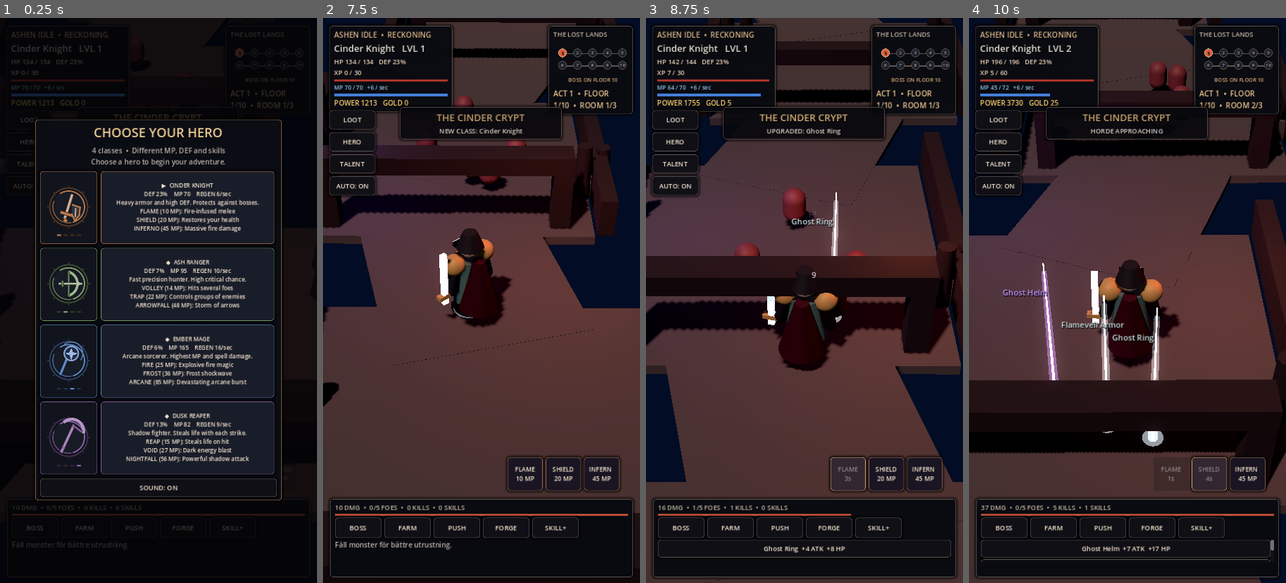
Above: before the commit, frames 1-4 (left to right).
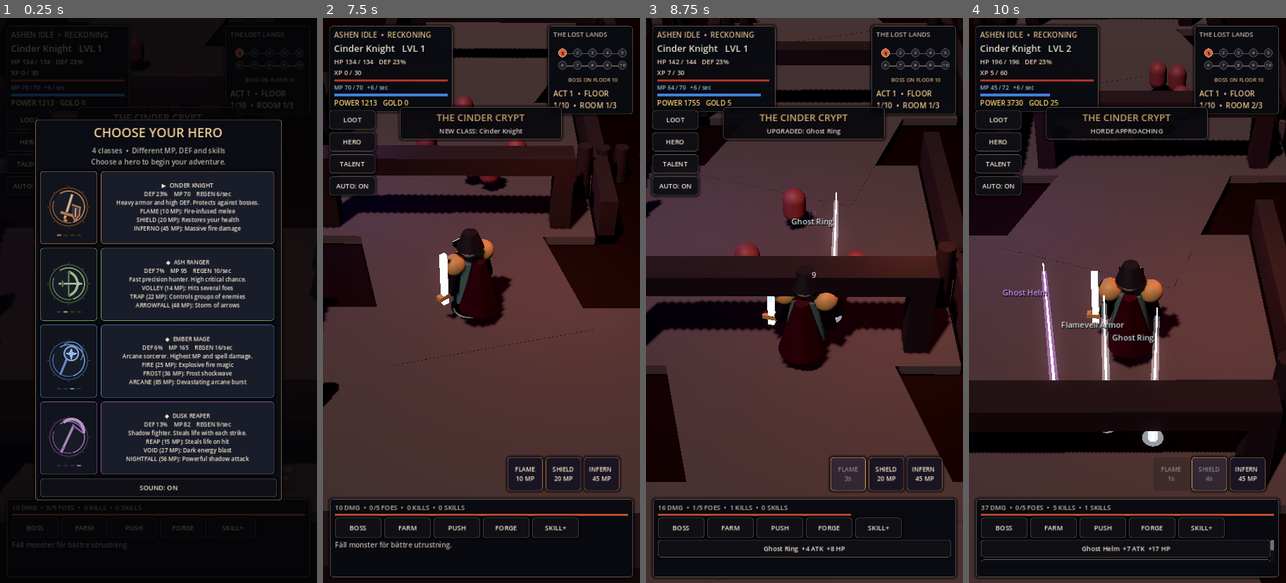
Above: after the commit, the same moments.

Repository: bananofil-wq/AshenIdle
Game: Godot game, scene res://scenes/main.tscn
The game is run twice, just before and just after one commit, with the same random seed, the same clock (stepped at 60 frames per second) and the same inputs.
Inputs:
- Up to frame 1 (0.25 s): no input
- Up to frame 2 (7.5 s): click "LOOT" at 0.5 s; click "HERO" at 1.25 s; click "TALENT" at 2 s; click "AUTO: ON" at 2.75 s; click "BOSS" at 3.5 s; click "FARM" at 4.25 s; click "PUSH" at 5 s; click "FORGE" at 5.75 s; click "SKILL+" at 6.5 s; click "▶ CINDER KNIGHT DEF 23% MP 70…" at 7.25 s
- Up to frame 3 (8.75 s): click "FLAME 10 MP" at 8 s
- Up to frame 4 (10 s): click "SHIELD 20 MP" at 8.75 s; click "Flameveil Armor +5 ATK +14 HP" at 9.5 s

The runs differ from the first frame. In frame 2, 6.9% of the frame differs, in the area x 0-100%, y 0-52%; in frame 3, 7.1%, in the area x 0-100%, y 0-83%; in frame 4, 3.8%.

Commit message:
Fill dungeon exteriors with biome-specific landscape and procedural rock/tree scenery

Diff:
--- a/scripts/dungeon_builder.gd
+++ b/scripts/dungeon_builder.gd
@@ -152,6 +152,11 @@
         remove_child(child)
         child.queue_free()
     _set_materials()
+    # Surround the playable route with biome-specific terrain, not an empty
+    # black skybox. Landscapes need to occupy the whole portrait view.
+    var terrain_colors := ["221e25", "273d4b", "152b1b", "1a142a", "2d1110"]
+    var terrain := _solid(Color(terrain_colors[current_theme]))
+    _block(self, Vector3(0, -0.58, -18.0), Vector3(48, 0.40, 88), terrain)
     walk_points = PackedVector3Array()
     var variation: float = float((current_stage - 1) % 10)
     walk_points.append(Vector3(0, 0, 5))
@@ -182,6 +187,22 @@
                 var angle := TAU * float(k) / 8.0
                 _spike(room, p + Vector3(cos(angle) * 3.8, 0, sin(angle) * 3.8), 1.1, 0.21, accent_material)
 
+    # The surrounding world continues beyond the route. Procedural rock,
+    # snow and tree silhouettes create strong biome differences on every floor.
+    var wilderness := Node3D.new()
+    wilderness.name = "ExteriorLandscape"
+    add_child(wilderness)
+    for i in range(65):
+        var z: float = randomizer.randf_range(-47.0, 12.0)
+        var x: float = randomizer.randf_range(-18.0, 18.0)
+        var close_to_route := false
+        for point in walk_points:
+            if absf(z - point.z) < 7.2 and absf(x - point.x) < 6.1:
+                close_to_route = true
+                break
+        if close_to_route:
+            continue
+        _feature(wilderness, Vector3(x, -0.32, z), 1 if x > 0 else -1, i)
     # A directional entry gate makes forward traversal explicit.
     var entrance := Node3D.new()
     entrance.name = "EntranceGate"
